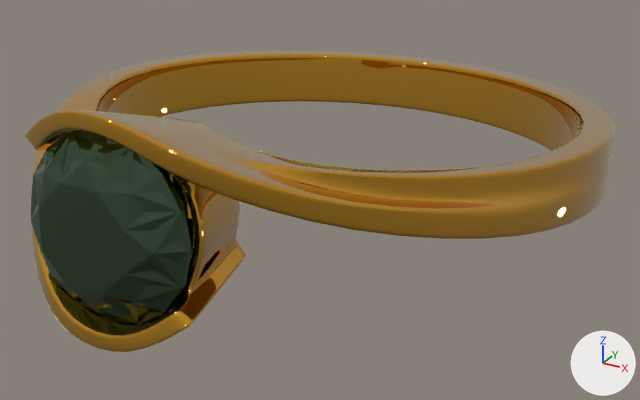
The glTF model data/models/ring.glb: old version first, new version second.
Before and after are seen from a 50 mm lens placed at (10.11, -14.79, 8.85), pointed at (0.58, 2.54, 0.19). Every picture has the same lights, and +X, +Y and +Z are marked at lower right. Where no turn or scale is listed for an object, it has been applied to the vertices.

Names of what the first picture shows: 'gem', 'ring'.
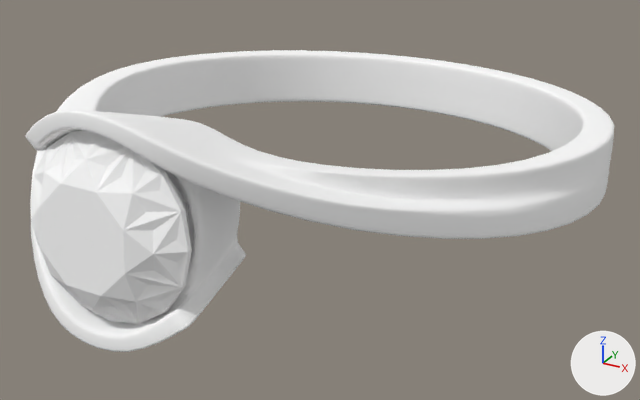
Where the change shows, as pixel boxes (x1, y1, x2, y2) in the pictures (640 x 400 px):
'ring', recoloured, surface changed: (25, 50, 614, 352) in both
'gem', recoloured, surface changed (green to white): (30, 130, 192, 324) in both

The change, as a diff of the scene's bpy script:
```diff
--- a/data/models/ring.glb.py
+++ b/data/models/ring.glb.py
@@ mat_material_0 @@
 mat_material_0 = principled_material('Material_0')
-mat_material_0.base_color = (0.791, 0.386, 0.013)  # orange #e6a71e
-mat_material_0.metallic = 1.0
-mat_material_0.roughness = 0.0
-mat_material_0.coat_weight = 1.0
-mat_material_0.coat_roughness = 0.0
-mat_material_0.sheen_weight = 1.0
-mat_material_0.sheen_roughness = 0.18
-mat_material_0.sheen_tint = (1.0, 0.823, 0.216)  # yellow #ffea80
+mat_material_0.base_color = (1.0, 1.0, 1.0)  # white #ffffff
+mat_material_0.roughness = 1.0
@@ mat_material_1 @@
 mat_material_1 = principled_material('Material_1')
-mat_material_1.base_color = (0.00335, 0.0931, 0.00182)  # dark green #0b5606
-mat_material_1.metallic = 0.52
-mat_material_1.roughness = 0.0
-mat_material_1.ior = 2.333
-mat_material_1.transmission_weight = 0.88
+mat_material_1.base_color = (1.0, 1.0, 1.0)  # white #ffffff
+mat_material_1.roughness = 1.0
```
